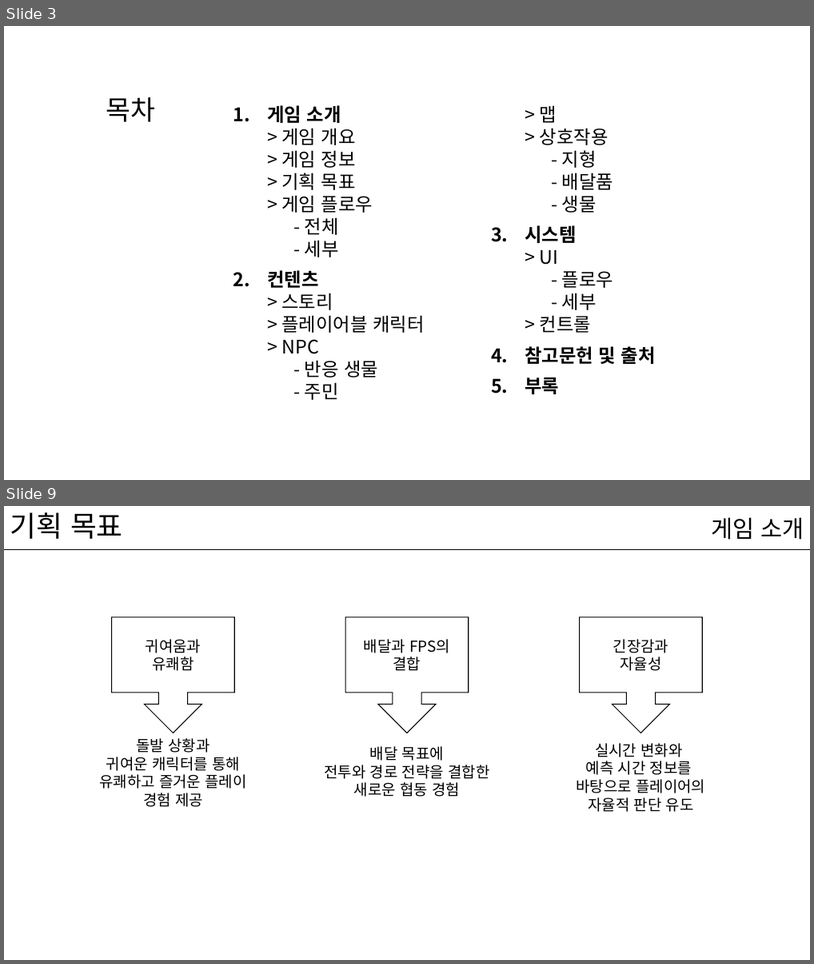
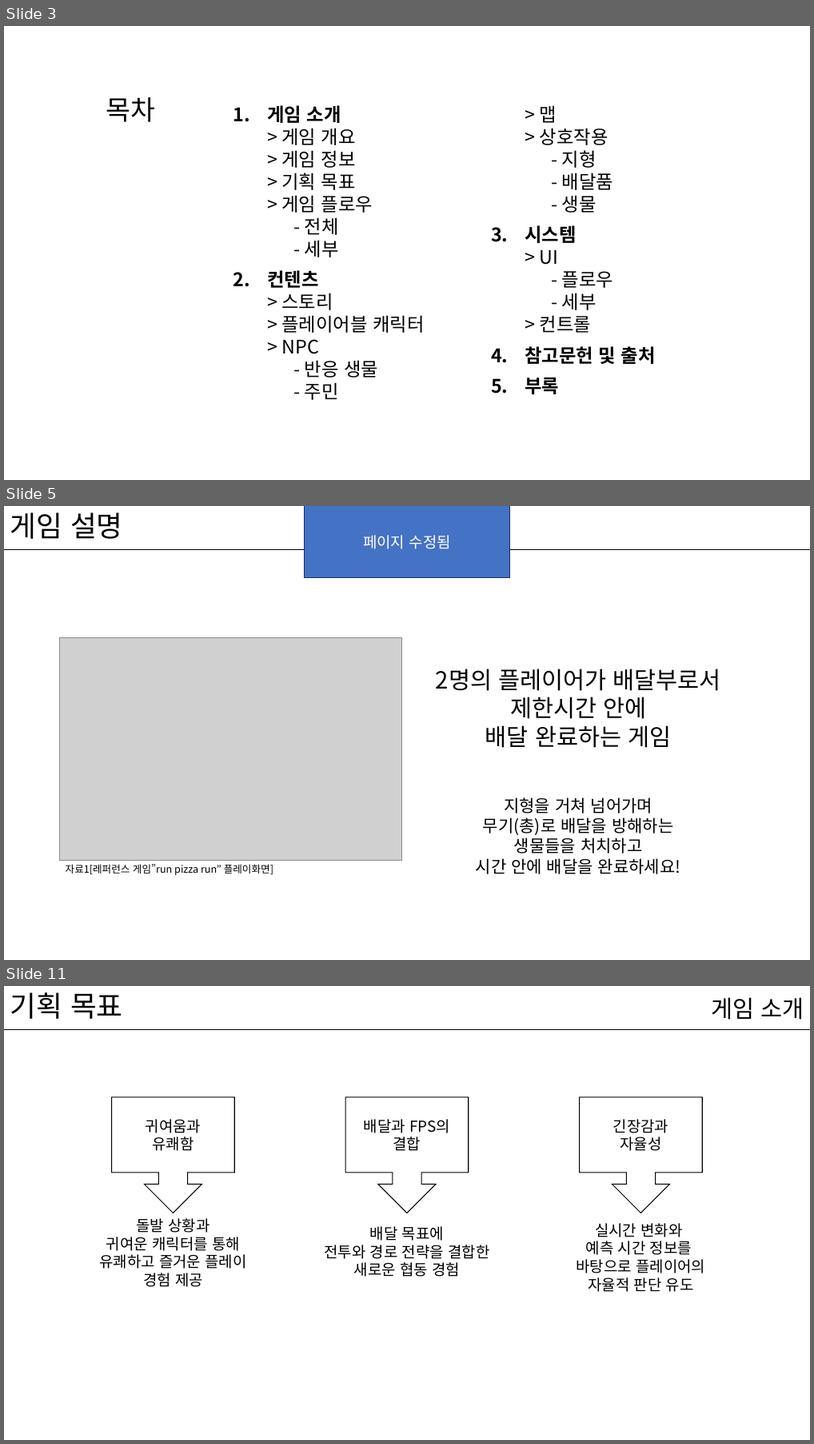
Before and after one commit to kwakyerin/2026_Graduation_Project, a slide deck: documents/HyunahKwon/01_works/01_designing/01_for_teammates/배트와 달트_기획.pptx. Shown one above the other, each under a label of ours: slides 3 and 9 before the commit, slides 3, 5 and 11 after it; the slides between them are not shown. The pictures are 814x964 and 814x1444 pixels, drawn with LibreOffice and Linux fonts; fonts in the diff are those of the drawing; grey boxes stand for pictures. Boxes give left, top, right and bottom in pixels: in the first picture for what was removed or moved away, otherwise in the second. Text is boxed around its words. In the diff, an @@ line names an element or a change of style, - is before the commit and + after.

```diff
--- a/documents/HyunahKwon/01_works/01_designing/01_for_teammates/배트와 달트_기획.pptx
+++ b/documents/HyunahKwon/01_works/01_designing/01_for_teammates/배트와 달트_기획.pptx
@@ slide 5 added at (4, 506, 810, 960), background #FFFFFF; not listed: 1 template element that a slide beside it also shows @@
@@ title added at (10, 512, 123, 539), 34 pt, text #000000 @@
+게임 설명
@@ rectangle added at (304, 506, 510, 577), fill #4472C4, outline #1E3256 1 pt, 18 pt, text #FFFFFF @@
+페이지 수정됨
@@ picture added at (60, 637, 402, 860) @@
@@ text added at (436, 668, 722, 874), 20 pt, text #000000 @@
+2명의 플레이어가 배달부로서
+제한시간 안에
+배달 완료하는 게임
+지형을 거쳐 넘어가며
+무기(총)로 배달을 방해하는
+생물들을 처치하고
+시간 안에 배달을 완료하세요!
@@ text added at (66, 864, 274, 875), 12 pt, text #000000 @@
+자료1[레퍼런스 게임”run pizza run” 플레이화면]
@@ what was slide 9 is now slide 11 @@
```
Also in this commit, not shown: 80 slides changed, 13 other slides added, 4 slides removed, 8 other files.
